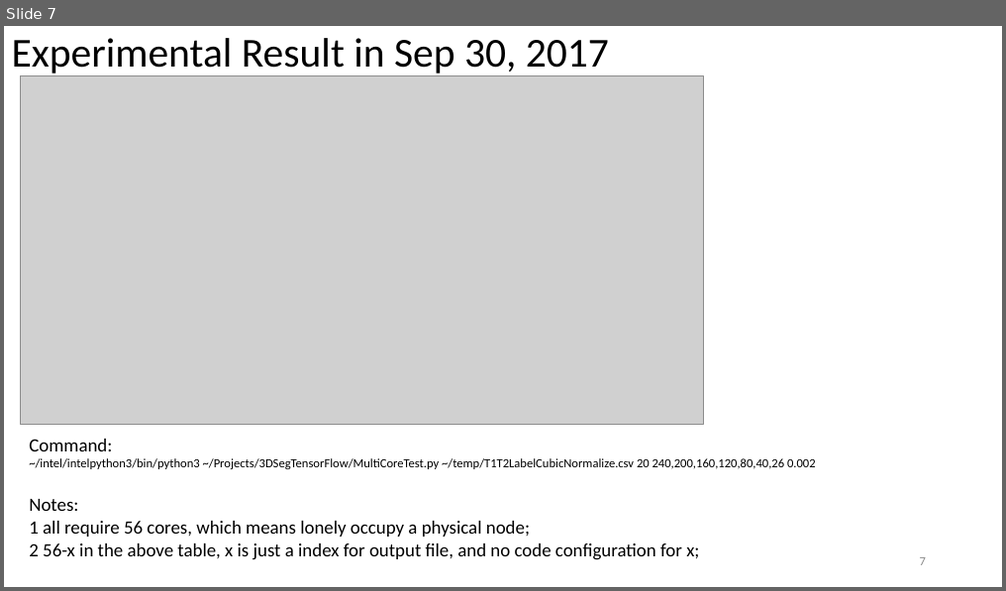
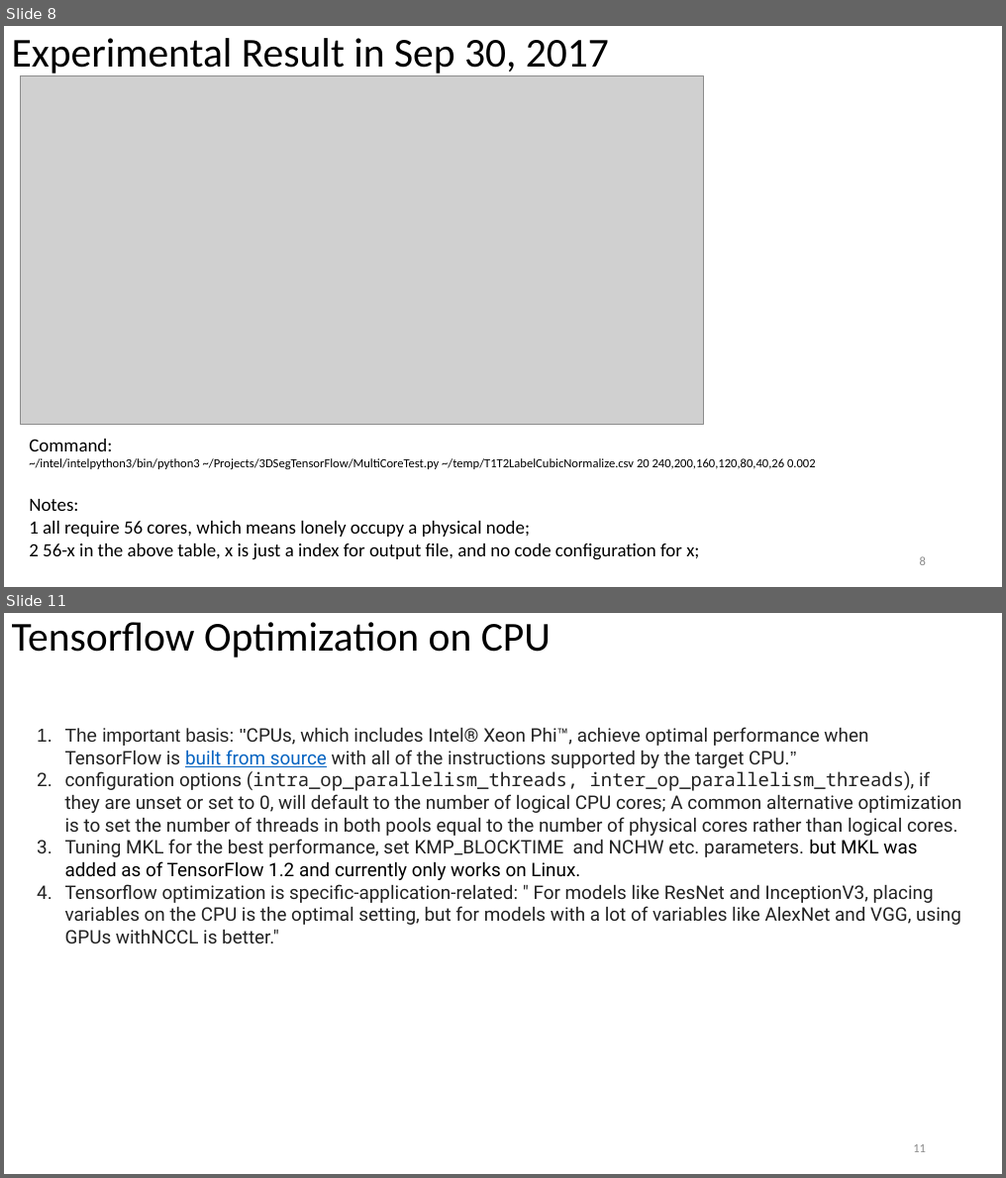
Before and after one commit to JiamingLuNJU/3DSegTensorFlow, a slide deck: TensorflowScalabilityTest.pptx. Shown one above the other, each under a label of ours: slide 7 before the commit, slides 8 and 11 after it; the slides between them are not shown. The pictures are 1006x591 and 1006x1178 pixels, drawn with LibreOffice and Linux fonts; fonts in the diff are those of the drawing; grey boxes stand for pictures. Boxes give left, top, right and bottom in pixels: in the first picture for what was removed or moved away, otherwise in the second. Text is boxed around its words. In the diff, an @@ line names an element or a change of style, - is before the commit and + after.

```diff
--- a/TensorflowScalabilityTest.pptx
+++ b/TensorflowScalabilityTest.pptx
@@ slide 11 added at (4,613,1002,1174), background #FFFFFF @@
@@ title added at (12,622,550,658), 39.6 pt, text #000000 @@
+Tensorflow Optimization on CPU
@@ text added at (65,727,962,944), 18 pt, text #222222 @@
+1. The important basis: "CPUs, which includes Intel® Xeon Phi™, achieve optimal performance when TensorFlow is built from source with all of the instructions supported by the target CPU.”
+2. configuration options (intra_op_parallelism_threads, inter_op_parallelism_threads), if they are unset or set to 0, will default to the number of logical CPU cores; A common alternative optimization is to set the number of threads in both pools equal to the number of physical cores rather than logical cores.
+3. Tuning MKL for the best performance, set KMP_BLOCKTIME and NCHW etc. parameters. but MKL was added as of TensorFlow 1.2 and currently only works on Linux.
+4. Tensorflow optimization is specific-application-related: " For models like ResNet and InceptionV3, placing variables on the CPU is the optimal setting, but for models with a lot of variables like AlexNet and VGG, using GPUs withNCCL is better."
@@ page number added at (913,1145,926,1153), 12 pt, text #8C8C8C @@
+11
@@ what was slide 7 is now slide 8 @@
@@ page number at (920,557,926,566): text changed @@
-7
+8
```
Also in this commit, not shown: 3 slides changed, 3 other slides added, 1 other file.
